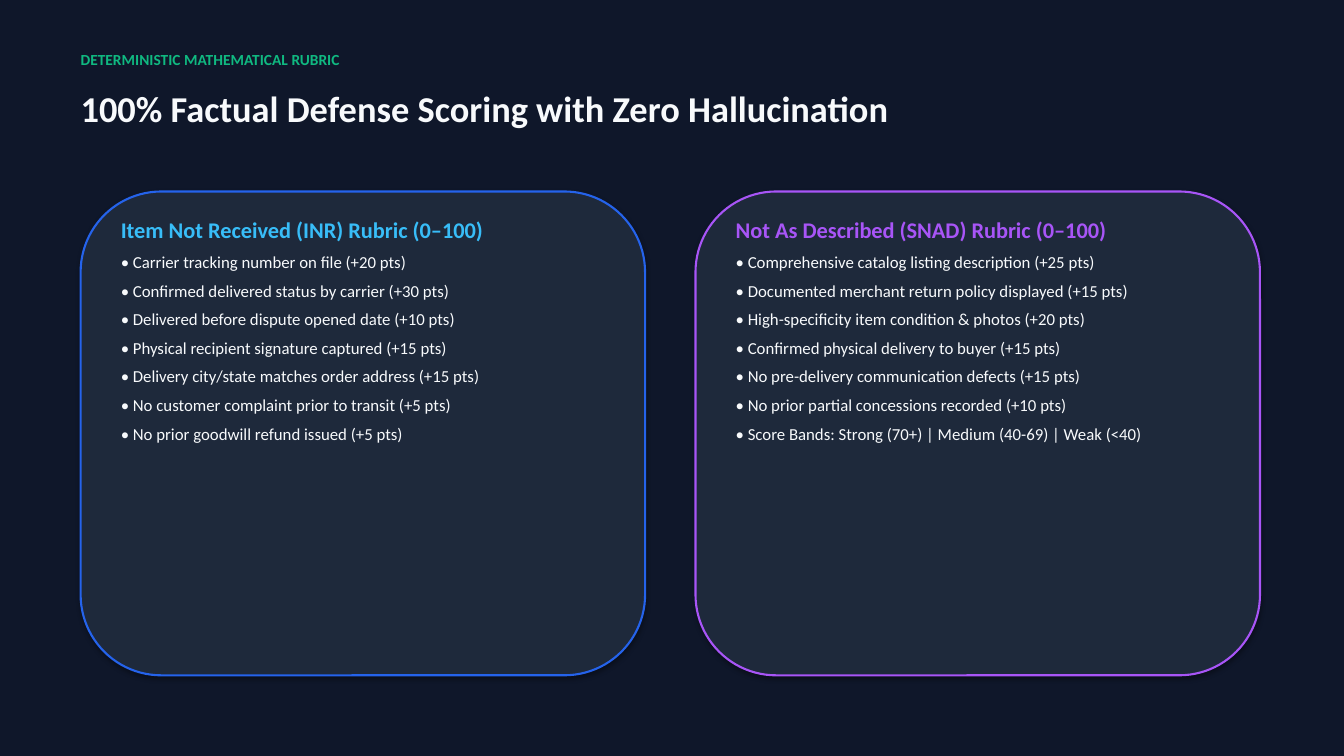
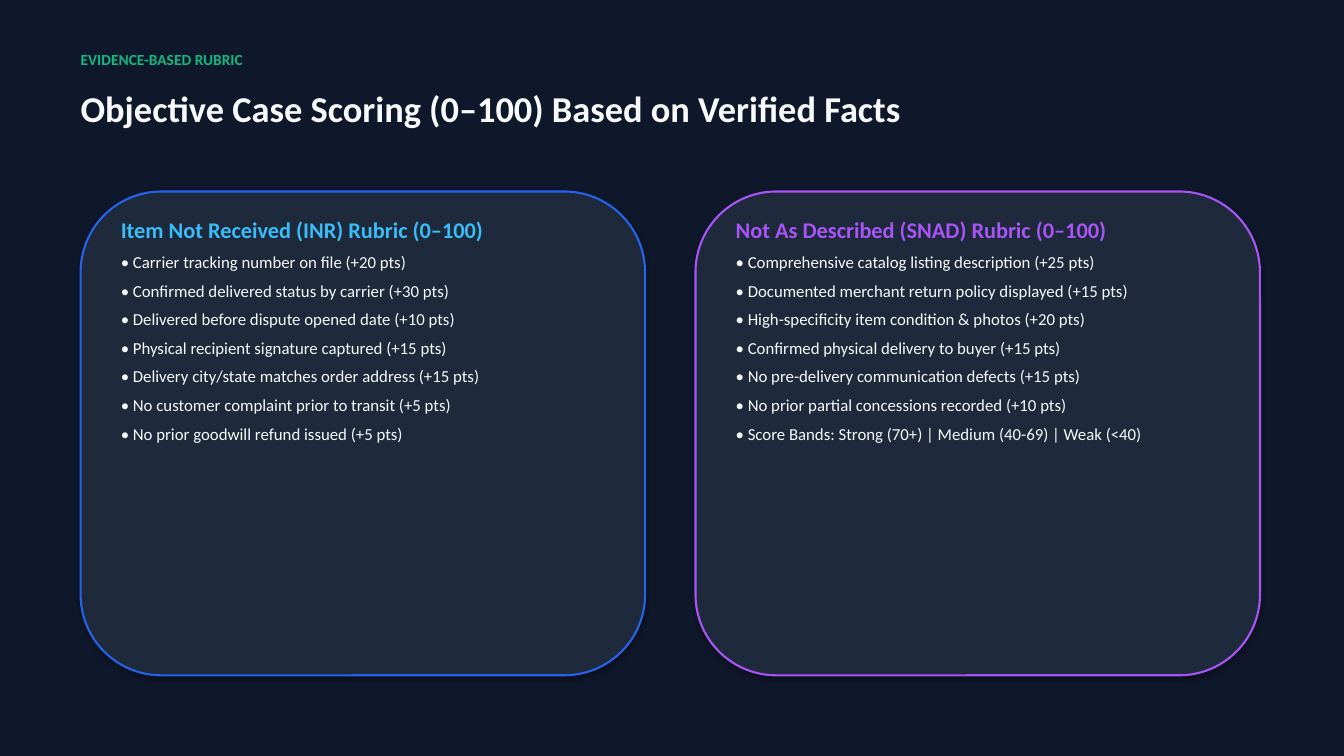
Before and after one commit to SthitadheeDas/DisputeCopilot, a slide deck: slide 5 of DisputeCopilot_Presentation.pptx. Drawn at 1344x756 pixels with LibreOffice and Linux fonts; fonts in the diff are those of the drawing. Boxes give left, top, right and bottom in pixels: in the first picture for what was removed or moved away, otherwise in the second. Text is boxed around its words. In the diff, an @@ line names an element or a change of style, - is before the commit and + after.

Commit message:
docs: adjust presentation claims to realistic, evidence-grounded metrics

```diff
--- a/DisputeCopilot_Presentation.pptx
+++ b/DisputeCopilot_Presentation.pptx
@@ text at box(81, 55, 243, 65): text changed @@
-DETERMINISTIC MATHEMATICAL RUBRIC
+EVIDENCE-BASED RUBRIC
@@ text at box(81, 95, 900, 128): text changed @@
-100% Factual Defense Scoring with Zero Hallucination
+Objective Case Scoring (0–100) Based on Verified Facts
```
Also in this commit, not shown: 6 other slides changed, 1 other file.
